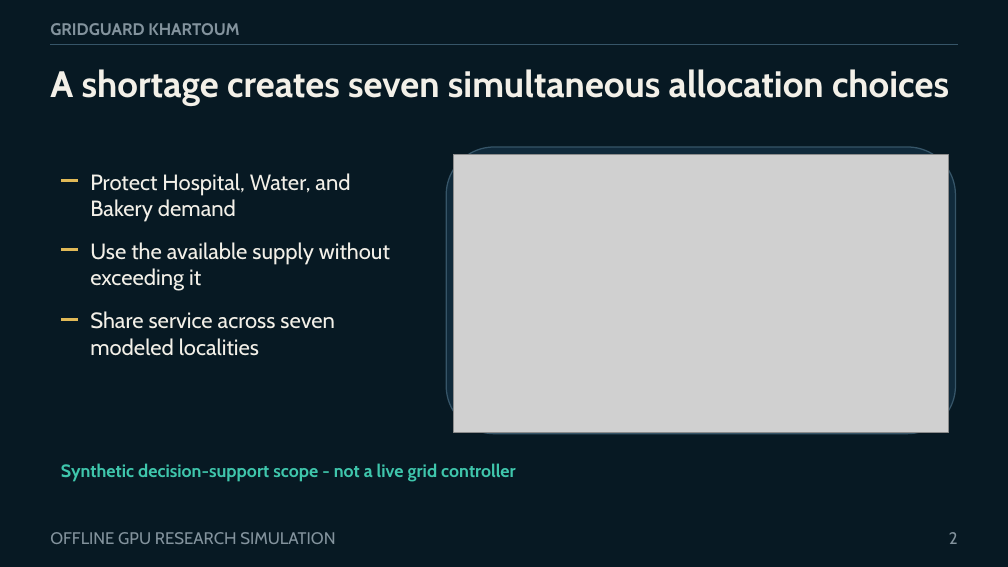
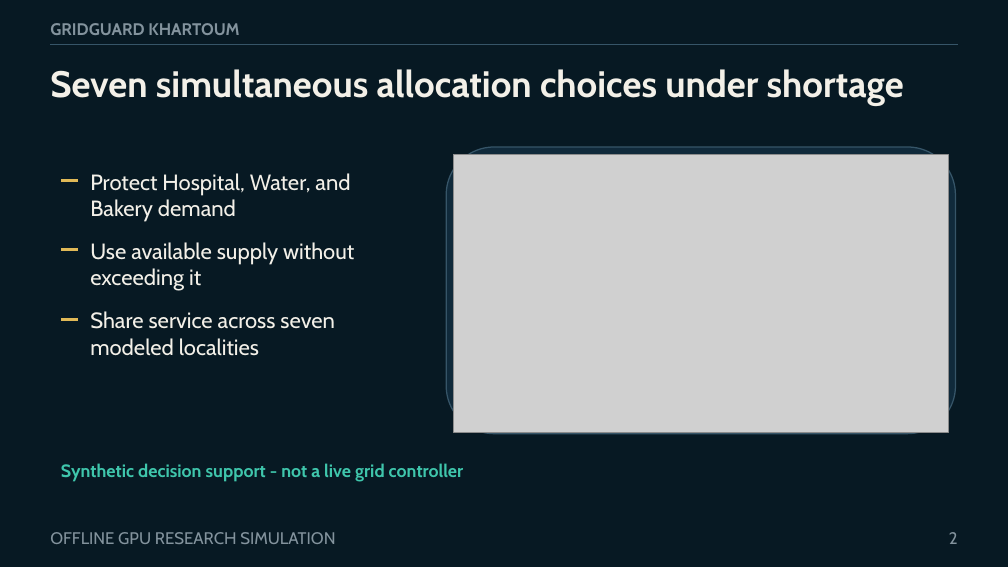
Before and after one commit to boomout2012-afk/gridguard-khartoum, a slide deck: slide 2 of output/presentation/gridguard-khartoum-defense.pptx. Drawn at 1008x567 pixels with LibreOffice and Linux fonts; fonts in the diff are those of the drawing; grey boxes stand for pictures. Boxes give left, top, right and bottom in pixels: in the first picture for what was removed or moved away, otherwise in the second. Text is boxed around its words. In the diff, an @@ line names an element or a change of style, - is before the commit and + after.

```diff
--- a/output/presentation/gridguard-khartoum-defense.pptx
+++ b/output/presentation/gridguard-khartoum-defense.pptx
@@ text at <box>50,69,904,106</box>: text changed @@
-A shortage creates seven simultaneous allocation choices
+Seven simultaneous allocation choices under shortage
@@ text at <box>90,242,354,291</box>: text changed @@
-Use the available supply without exceeding it
+Use available supply without exceeding it
@@ text at <box>61,463,464,482</box>: text changed @@
-Synthetic decision-support scope - not a live grid controller
+Synthetic decision support - not a live grid controller
```
Also in this commit, not shown: 5 other slides changed, 7 slides added, 6 slides removed, 2 other files.
